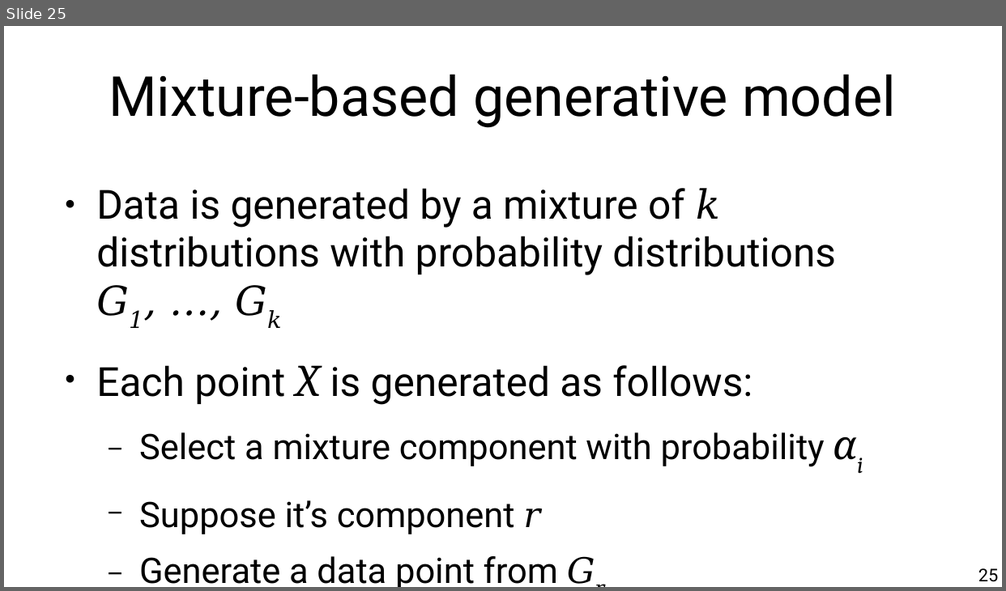
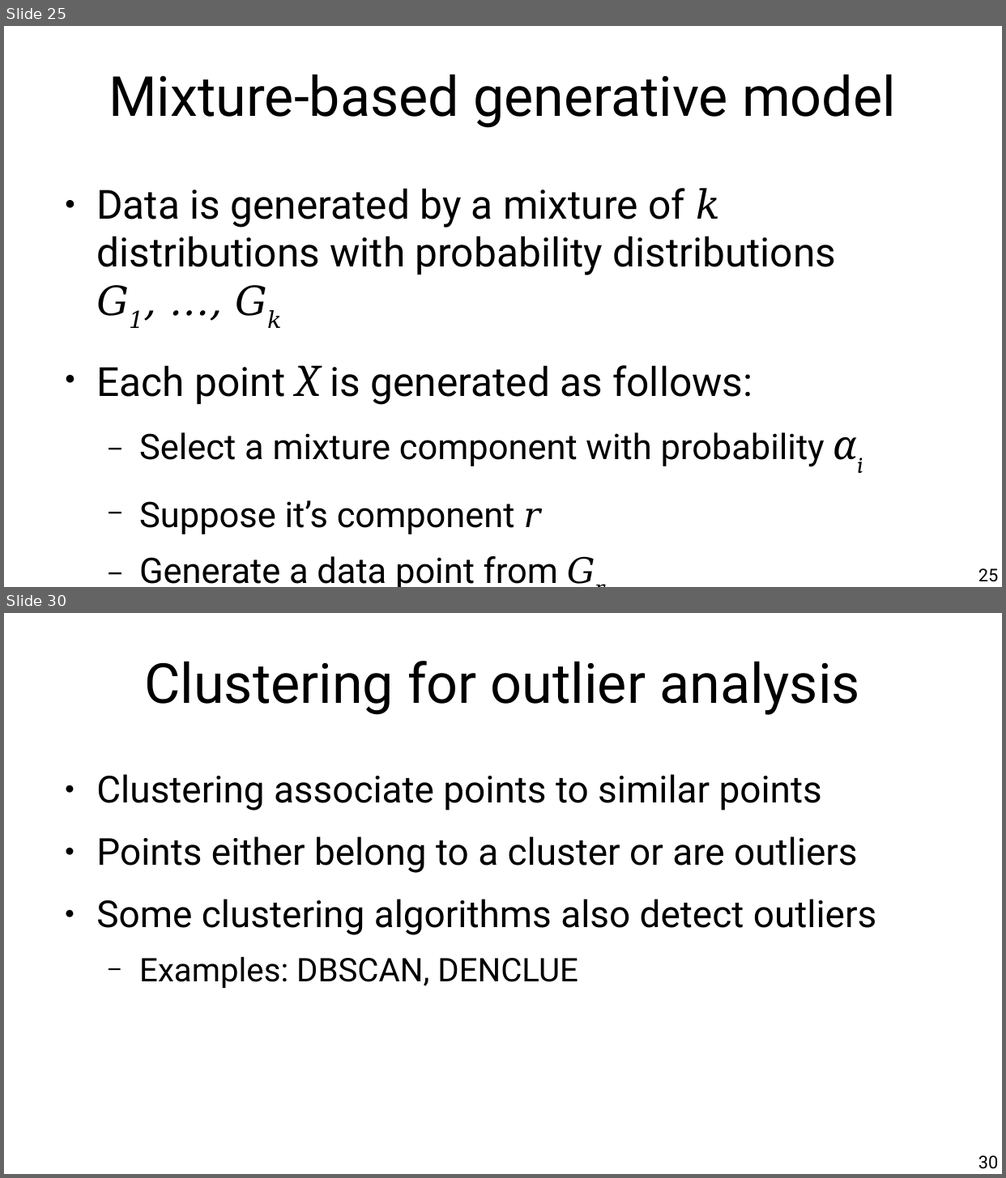
Before and after one commit to chatox/data-mining-course, a slide deck: theory/tt09_outlier_detection.odp. Shown one above the other, each under a label of ours: slide 25 before the commit, slides 25 and 30 after it; the slides between them are not shown. The pictures are 1006x591 and 1006x1178 pixels, drawn with LibreOffice and Linux fonts; fonts in the diff are those of the drawing. Boxes give left, top, right and bottom in pixels: in the first picture for what was removed or moved away, otherwise in the second. Text is boxed around its words. In the diff, an @@ line names an element or a change of style, - is before the commit and + after.

```diff
--- a/theory/tt09_outlier_detection.odp
+++ b/theory/tt09_outlier_detection.odp
@@ slide 30 added at (4, 613, 1002, 1174), background #FFFFFF @@
@@ title added at (144, 661, 860, 715), 44 pt, text #000000 @@
+Clustering for outlier analysis
@@ text added at (96, 774, 876, 989), 29.6 pt, text #000000 @@
+● Clustering associate points to similar points
+● Points either belong to a cluster or are outliers
+● Some clustering algorithms also detect outliers
+  − Examples: DBSCAN, DENCLUE
@@ page number added at (978, 1156, 998, 1169), 14 pt, text #000000 @@
+30
```
Also in this commit, not shown: 5 slides changed, 23 other slides added, 3 slides removed.
